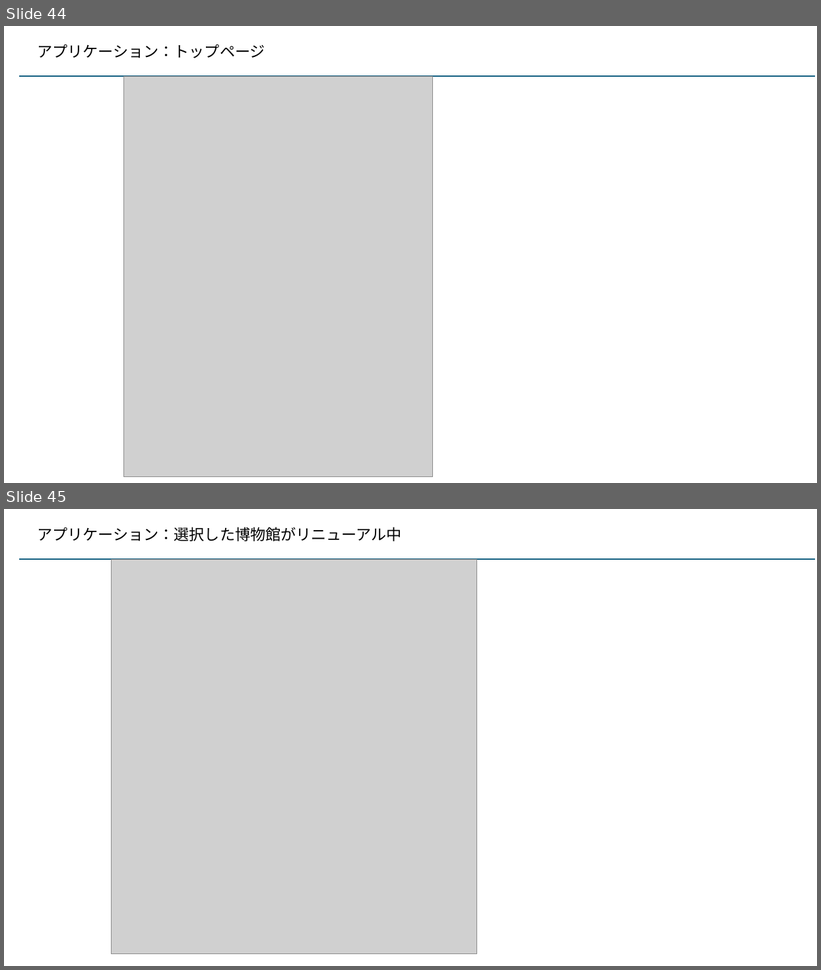
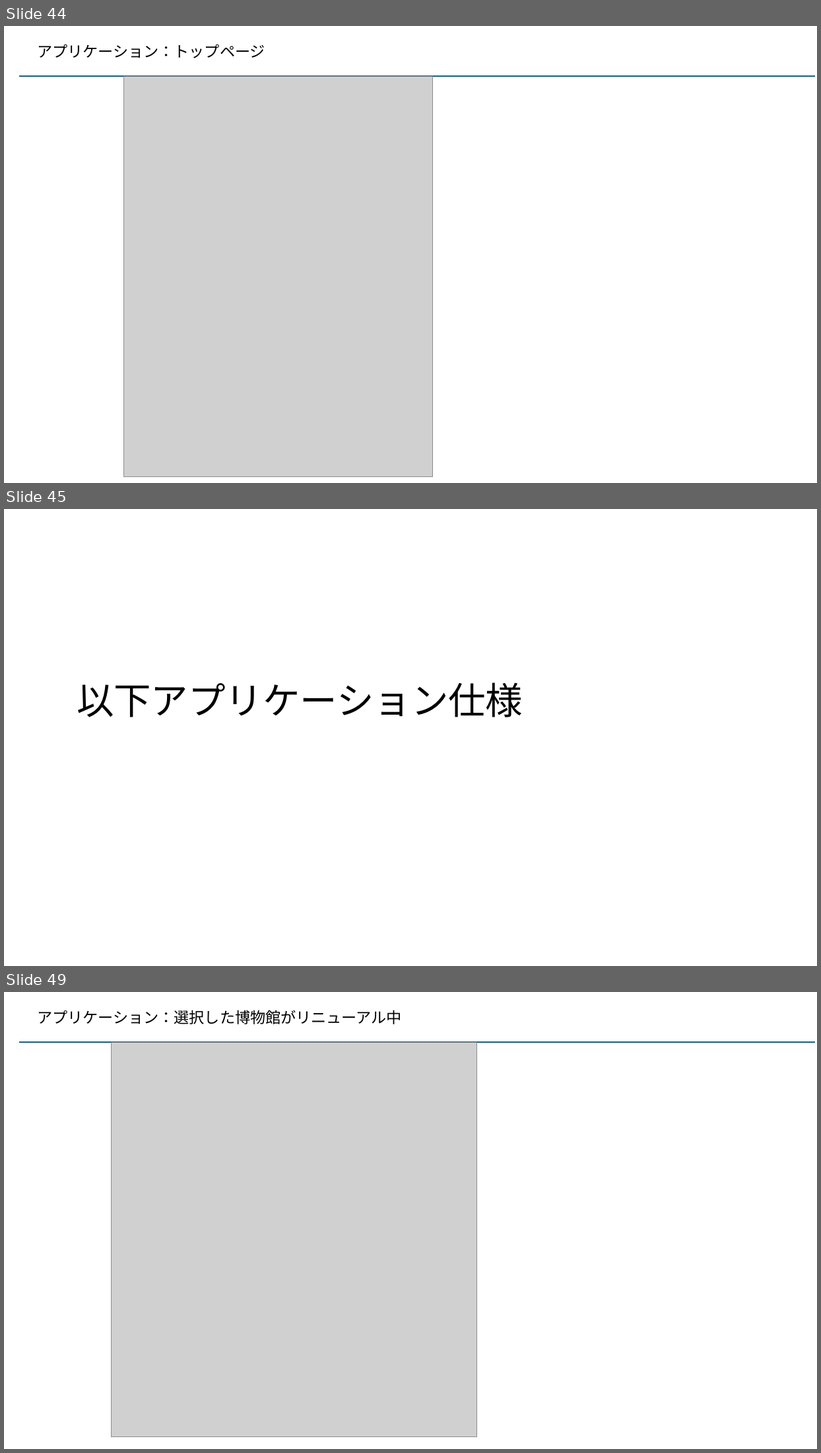
Before and after one commit to kaze-lab/museum_app_proj, a slide deck: 展示物アプリ仕様.pptx. Shown one above the other, each under a label of ours: slides 44 and 45 before the commit, slides 44, 45 and 49 after it; the slides between them are not shown. The pictures are 821x970 and 821x1453 pixels, drawn with LibreOffice and Linux fonts; fonts in the diff are those of the drawing; grey boxes stand for pictures. Boxes give left, top, right and bottom in pixels: in the first picture for what was removed or moved away, otherwise in the second. Text is boxed around its words. In the diff, an @@ line names an element or a change of style, - is before the commit and + after.

```diff
--- a/展示物アプリ仕様.pptx
+++ b/展示物アプリ仕様.pptx
@@ slide 45 added at box(4, 509, 817, 966), background #FFFFFF @@
@@ title added at box(77, 683, 523, 718), 44 pt, text #000000 @@
+以下アプリケーション仕様
@@ what was slide 45 is now slide 49 @@
```
Also in this commit, not shown: 3 other slides added, 3 other files.
